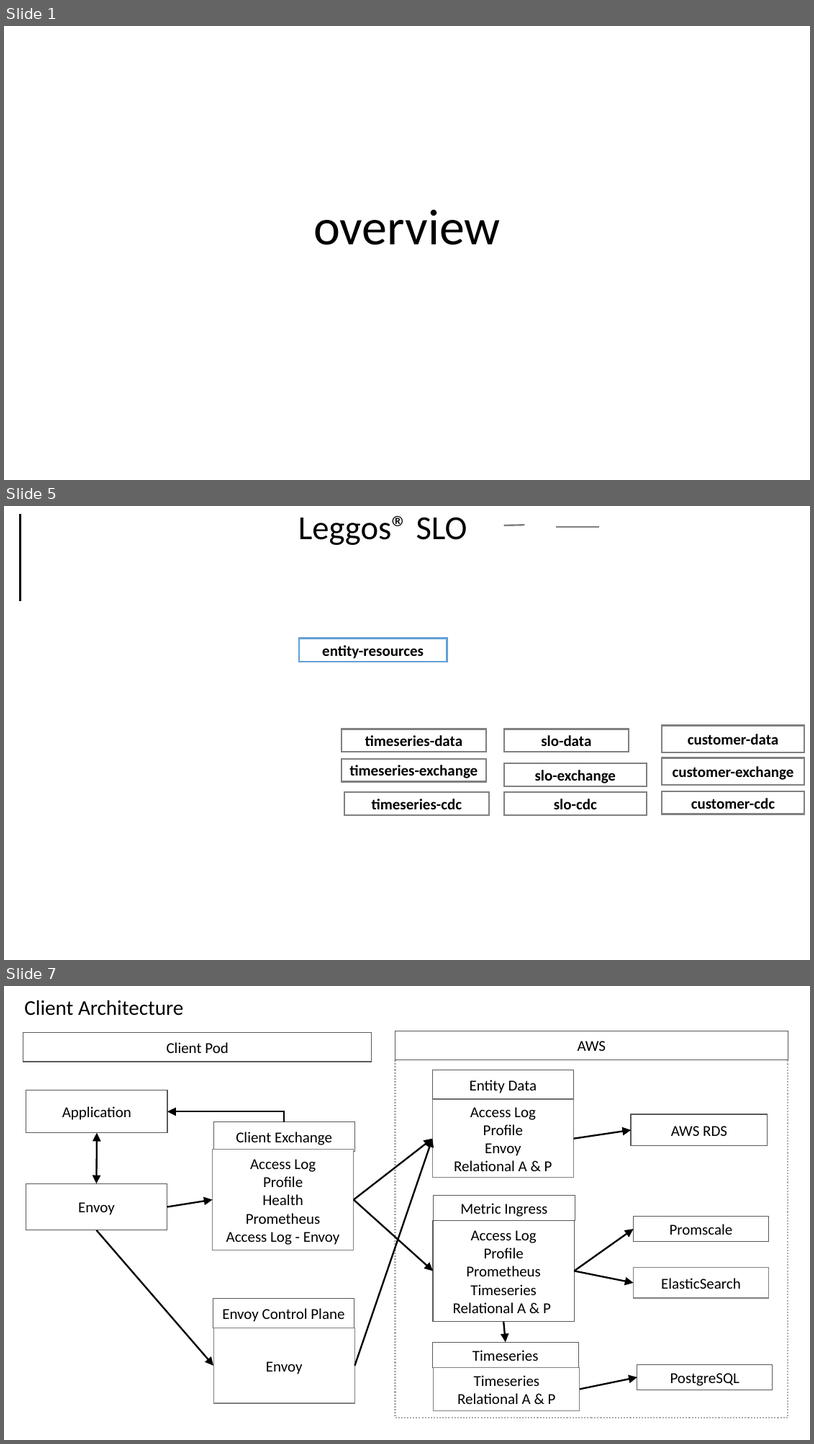
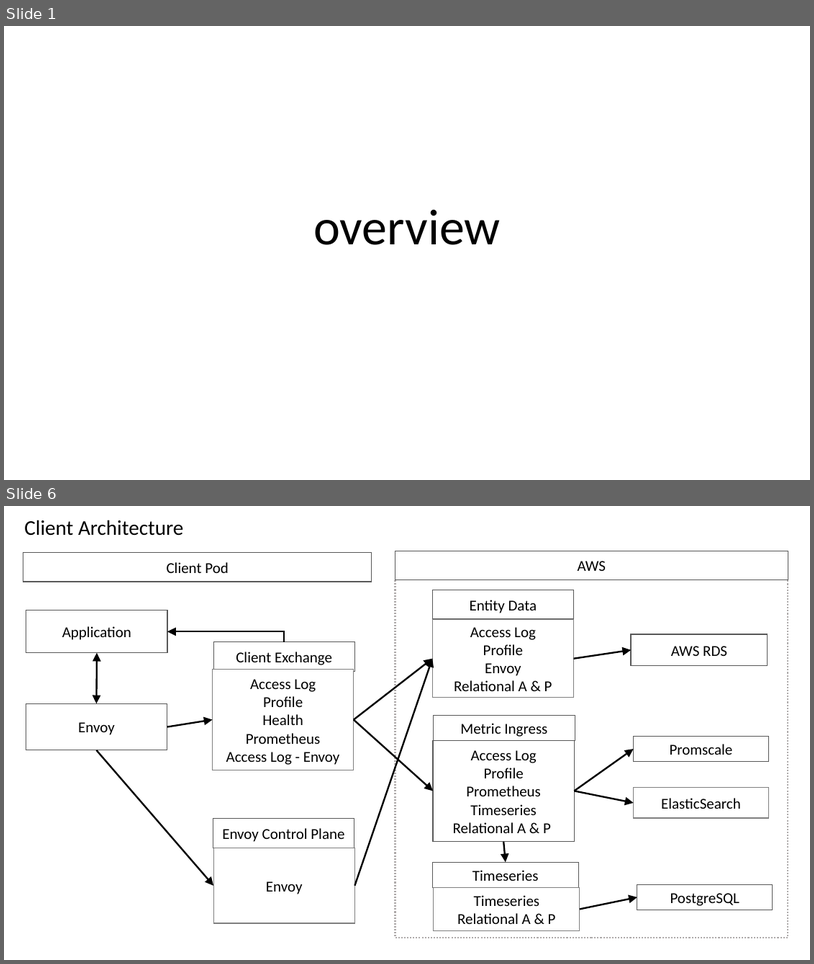
Before and after one commit to idiomatic-go/application-architecture, a slide deck: GO-Micro-Resources-Application.pptx. Shown one above the other, each under a label of ours: slides 1, 5 and 7 before the commit, slides 1 and 6 after it; the slides between them are not shown. The pictures are 814x1444 and 814x964 pixels, drawn with LibreOffice and Linux fonts; fonts in the diff are those of the drawing. Boxes give left, top, right and bottom in pixels: in the first picture for what was removed or moved away, otherwise in the second. Text is boxed around its words. In the diff, an @@ line names an element or a change of style, - is before the commit and + after.

```diff
--- a/GO-Micro-Resources-Application.pptx
+++ b/GO-Micro-Resources-Application.pptx
@@ slide 5 removed at [4,506,810,960], background #FFFFFF @@
@@ line removed from (21, 514) to (21, 602) @@
@@ title removed at [298,516,468,545] @@
-Leggos® SLO
@@ line removed from (504, 525) to (525, 525) @@
@@ line removed from (599, 527) to (557, 527) @@
@@ rectangle removed at [299,638,448,662] @@
-entity-resources
@@ rectangle removed at [342,728,486,752] @@
-timeseries-data
@@ rectangle removed at [504,728,629,752] @@
-slo-data
@@ rectangle removed at [662,725,805,752] @@
-customer-data
@@ rectangle removed at [342,759,486,782] @@
-timeseries-exchange
@@ rectangle removed at [504,763,647,786] @@
-slo-exchange
@@ rectangle removed at [662,758,805,785] @@
-customer-exchange
@@ rectangle removed at [345,792,489,815] @@
-timeseries-cdc
@@ rectangle removed at [504,792,647,815] @@
-slo-cdc
@@ rectangle removed at [662,792,805,815] @@
-customer-cdc
@@ what was slide 7 is now slide 6 @@
```
Also in this commit, not shown: 2 slides changed, 2 slides added, 2 other slides removed.
